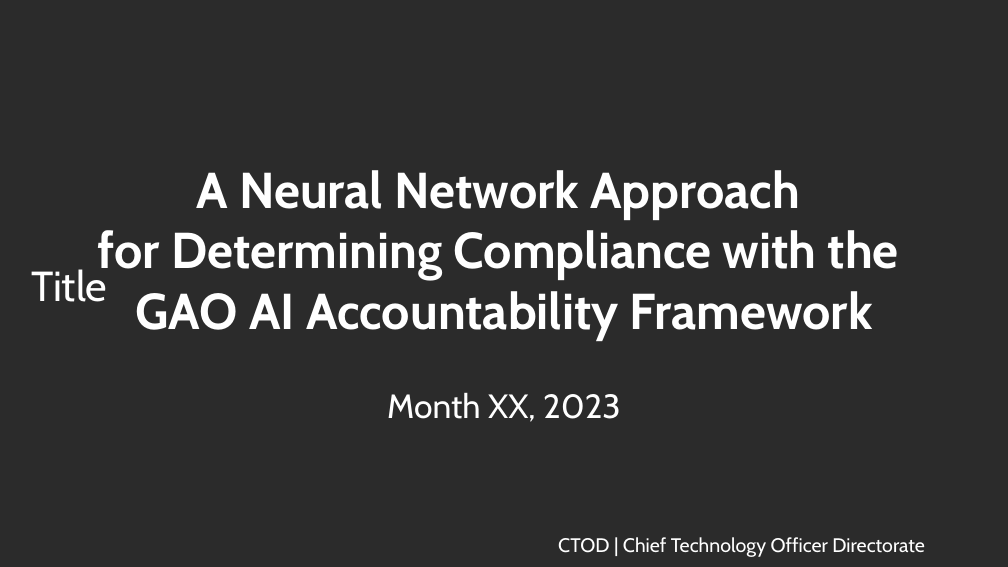
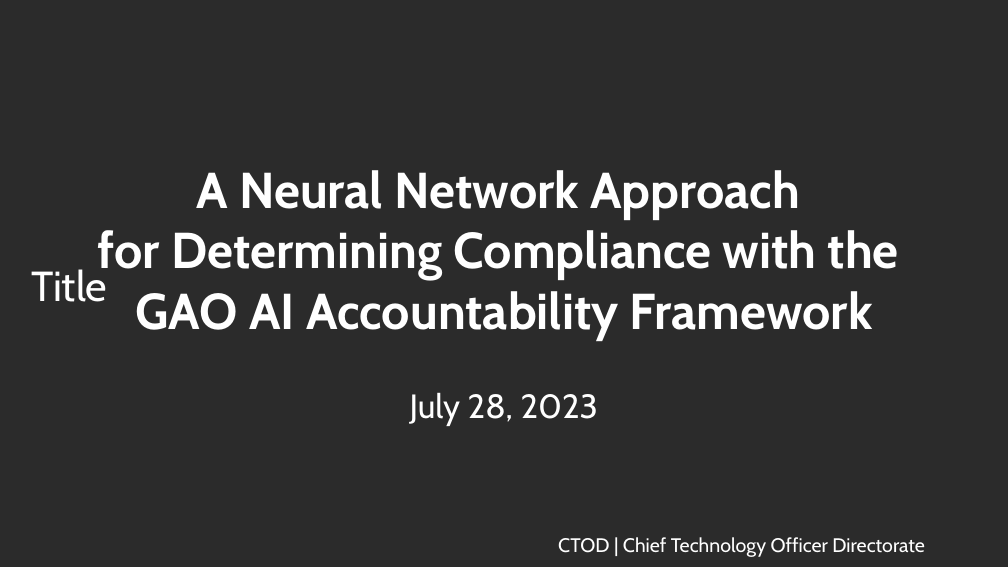
Before and after one commit to ethanmoscot/gao-ai, a slide deck: slide 1 of doc/gao_ai_proposal.pptx. Drawn at 1008x567 pixels with LibreOffice and Linux fonts; fonts in the diff are those of the drawing; background and template pictures are left out; a plain dark background stands for a picture behind light text. Boxes give left, top, right and bottom in pixels: in the first picture for what was removed or moved away, otherwise in the second. Text is boxed around its words. In the diff, an @@ line names an element or a change of style, - is before the commit and + after.

```diff
--- a/doc/gao_ai_proposal.pptx
+++ b/doc/gao_ai_proposal.pptx
@@ text at [410,392,599,426]: text changed @@
-Month XX, 2023
+July 28, 2023
```
Also in this commit, not shown: 2 other slides changed, 4 slides added, 4 slides removed.
